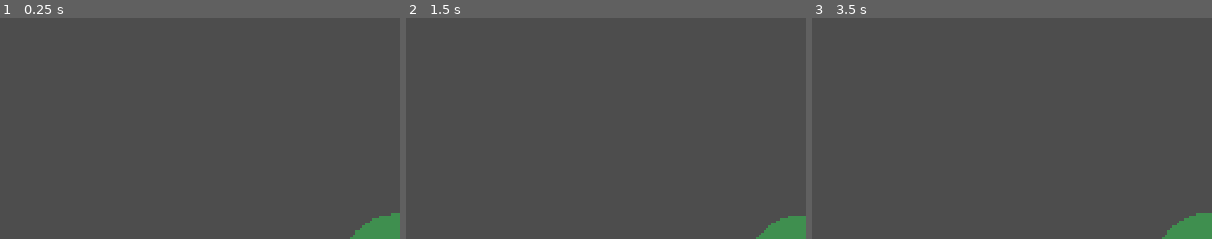
Above: before the commit, frames 1-3 (left to right).
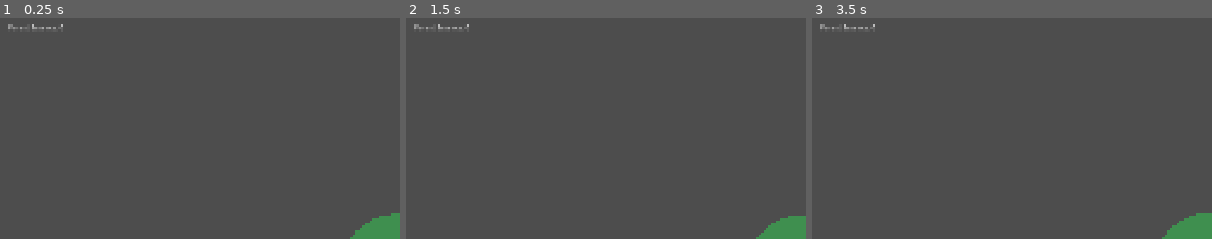
Above: after the commit, the same moments.

Repository: Triggggie/tree-guardian
Game: Godot game, scene res://scenes/main_world.tscn
The game is run twice, just before and just after one commit, with the same random seed, the same clock (stepped at 60 frames per second) and the same inputs. The project has no main scene, so this scene is started directly.
Inputs:
- Up to frame 1 (0.25 s): no input
- Up to frame 2 (1.5 s): no input
- Up to frame 3 (3.5 s): no input
The pictures show only the part of the screen within x 0-50%, y 0-50%; the shares and areas given below are measured in that part.

The runs differ from the first frame. In frame 1, 0.1% of the frame differs, in the area x 2-16%, y 2-5%; in frame 2, 0.1%; in frame 3, 0.1%.

Commit message:
Add forest essence counter and HUD

Diff:
--- a/scenes/main_world.tscn
+++ b/scenes/main_world.tscn
@@ -3,6 +3,7 @@
 [ext_resource type="PackedScene" uid="uid://d3uxb01hw3ht0" path="res://scenes/tree/tree.tscn" id="1_6x5uh"]
 [ext_resource type="Script" uid="uid://c1cebm5kq3y4s" path="res://scripts/ground.gd" id="1_tt5ry"]
 [ext_resource type="PackedScene" uid="uid://bq6epklbpqjum" path="res://scenes/enemies/bark_beetle.tscn" id="3_wjoj8"]
+[ext_resource type="Script" uid="uid://d0y22yvotgvj" path="res://scripts/essence_label.gd" id="4_bdp8l"]
 
 [node name="MainWorld" type="Node2D" unique_id=487831534]
 
@@ -28,6 +29,14 @@
 
 [node name="UI" type="CanvasLayer" parent="." unique_id=598616581]
 
+[node name="EssenceLabel" type="Label" parent="UI" unique_id=739548118]
+offset_left = 30.0
+offset_top = 30.0
+offset_right = 330.0
+offset_bottom = 80.0
+text = "Forest Essence: 0"
+script = ExtResource("4_bdp8l")
+
 [node name="Camera2D" type="Camera2D" parent="." unique_id=827092689]
 enabled = false
 
--- /dev/null
+++ b/scripts/essence_label.gd
@@ -0,0 +1,21 @@
+extends Label
+
+
+var tree_node: Node
+
+
+func _ready() -> void:
+	tree_node = get_tree().get_first_node_in_group("tree")
+
+	if tree_node == null:
+		return
+
+	tree_node.forest_essence_changed.connect(
+		_on_forest_essence_changed
+	)
+
+	_on_forest_essence_changed(tree_node.forest_essence)
+
+
+func _on_forest_essence_changed(new_amount: int) -> void:
+	text = "Forest Essence: %d" % new_amount
--- a/scripts/forest_essence.gd
+++ b/scripts/forest_essence.gd
@@ -4,6 +4,7 @@
 @export var pickup_delay: float = 0.4
 @export var move_speed: float = 550.0
 @export var collect_distance: float = 24.0
+@export var essence_value: int = 1
 
 var target_tree: Node2D
 var elapsed_time: float = 0.0
@@ -32,9 +33,13 @@
 
 
 func collect() -> void:
-	print("Forest Essence collected")
+	if (
+		is_instance_valid(target_tree)
+		and target_tree.has_method("add_forest_essence")
+	):
+		target_tree.add_forest_essence(essence_value)
+
 	queue_free()
-
 
 func _draw() -> void:
 	draw_circle(
--- a/scripts/tree.gd
+++ b/scripts/tree.gd
@@ -1,5 +1,8 @@
 extends Node2D
 
+signal forest_essence_changed(new_amount: int)
+
+var forest_essence: int = 0
 
 @export_range(0.0, 0.1, 0.001)
 var idle_scale_amount: float = 0.015
@@ -11,6 +14,10 @@
 
 func _ready() -> void:
 	add_to_group("tree")
+
+func add_forest_essence(amount: int) -> void:
+	forest_essence += amount
+	forest_essence_changed.emit(forest_essence)
 
 func _process(delta: float) -> void:
 	idle_time += delta * idle_speed
Not shown, added: scripts/essence_label.gd.uid
